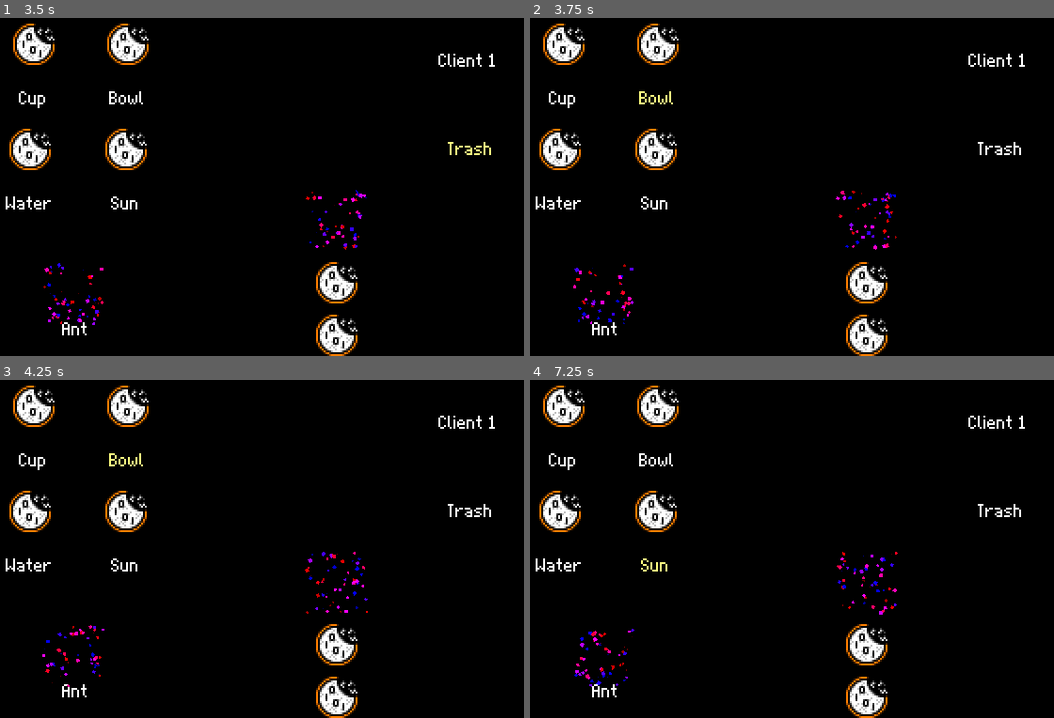
Above: before the commit, frames 1-4 (two rows, left to right).
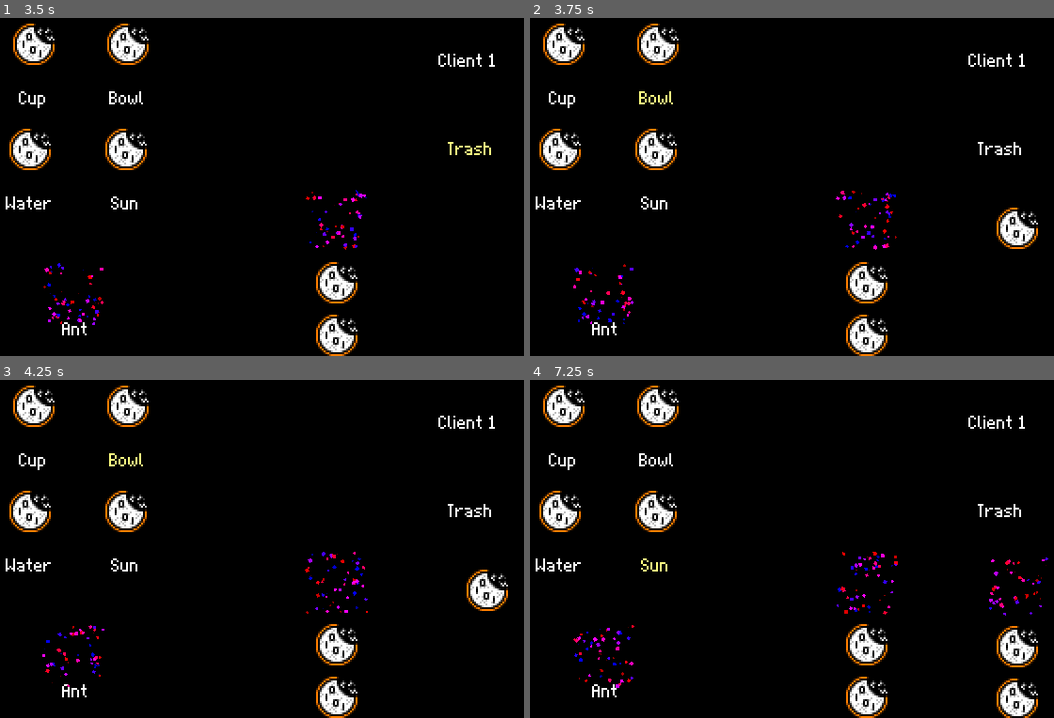
Above: after the commit, the same moments.

Repository: Banalian/BitBiscuit-GMTK2024
Game: Godot game, scene res://Scenes/Gyms/bana_gym.tscn
The game is run twice, just before and just after one commit, with the same random seed, the same clock (stepped at 60 frames per second) and the same inputs. This scene is started directly instead of the project's main scene.
Inputs:
- Up to frame 1 (3.5 s): click "Water" at 0.5 s; click "Sun" at 1.25 s; click "Client 1" at 2 s; click "Trash" at 2.75 s
- Up to frame 2 (3.75 s): click "Bowl" at 3.5 s
- Up to frame 3 (4.25 s): no input
- Up to frame 4 (7.25 s): click "Cup" at 4.25 s; click "Ant" at 5 s; click "Water" at 5.75 s; click "Sun" at 6.5 s

Frame 1 is identical in both runs. In frame 2, 0.6% of the frame differs, in the area x 89-97%, y 56-69%; in frame 3, 0.6%; in frame 4, 2.1%, in the area x 8-99%, y 50-100%.

Commit message:
feat(holder): display the content of the holder

Diff:
--- a/Scenes/Gyms/bana_gym.tscn
+++ b/Scenes/Gyms/bana_gym.tscn
@@ -29,6 +29,7 @@
 ingredient_res = ExtResource("3_majxs")
 
 [node name="Holder" parent="." node_paths=PackedStringArray("root_node") instance=ExtResource("4_uoe76")]
+position = Vector2(270, 92)
 root_node = NodePath("..")
 
 [node name="ClientTile" parent="." node_paths=PackedStringArray("holder") instance=ExtResource("5_mdyf4")]
--- a/Scenes/mix_holder.tscn
+++ b/Scenes/mix_holder.tscn
@@ -1,7 +1,15 @@
-[gd_scene load_steps=2 format=3 uid="uid://u3lfp7bvh8v6"]
+[gd_scene load_steps=3 format=3 uid="uid://u3lfp7bvh8v6"]
 
 [ext_resource type="Script" path="res://Scripts/ingredient_holder.gd" id="1_fxj6j"]
+[ext_resource type="PackedScene" uid="uid://dpskv36p3tjfs" path="res://Scenes/mix_displayer.tscn" id="2_vsc11"]
 
-[node name="Holder" type="Node" node_paths=PackedStringArray("root_node")]
+[node name="Holder" type="Node2D"]
 script = ExtResource("1_fxj6j")
-root_node = NodePath("")
+
+[node name="MixDisplayer" parent="." instance=ExtResource("2_vsc11")]
+offset_left = 0.0
+offset_top = 0.0
+offset_right = 40.0
+offset_bottom = 40.0
+
+[connection signal="holding_mix_changed" from="." to="MixDisplayer" method="set_mix"]
--- a/Scripts/mix_displayer.gd
+++ b/Scripts/mix_displayer.gd
@@ -1,9 +1,9 @@
 class_name MixDisplayer
 extends VBoxContainer
 
-@export var container_display : TextureRect
-@export var base_display : TextureRect
-@export var additional_display : TextureRect
+@export var container_display: TextureRect
+@export var base_display: TextureRect
+@export var additional_display: TextureRect
 
 # NEEDS TO BE SET IMMEDIATLY ON START
 var ing_to_rect = {}
@@ -17,23 +17,42 @@
 		Constants.IngredientType.ADDITIONAL: additional_display
 	}
 
+
 func set_mix(new_mix: Mix):
-	var tmp_container = new_mix.get_ingredient(Constants.IngredientType.CONTAINER)
-	var tmp_base = new_mix.get_ingredient(Constants.IngredientType.BASE)
-	var tmp_additional = new_mix.get_ingredient(Constants.IngredientType.ADDITIONAL)
+	var tmp_container: Ingredient
+	var tmp_base: Ingredient
+	var tmp_additional: Ingredient
+	if new_mix:
+		tmp_container = new_mix.get_ingredient(Constants.IngredientType.CONTAINER)
+		tmp_base = new_mix.get_ingredient(Constants.IngredientType.BASE)
+		tmp_additional = new_mix.get_ingredient(Constants.IngredientType.ADDITIONAL)
 	if tmp_container:
 		set_display_ing(tmp_container)
+	else:
+		clear_display(Constants.IngredientType.CONTAINER)
 	if tmp_base:
 		set_display_ing(tmp_base)
+	else:
+		clear_display(Constants.IngredientType.BASE)
 	if tmp_additional:
 		set_display_ing(tmp_additional)
+	else:
+		clear_display(Constants.IngredientType.ADDITIONAL)
+
+
+func clear_display(type: Constants.IngredientType):
+	if type == Constants.IngredientType.ADDITIONAL and _loaded_scene:
+		_loaded_scene.free()
+		_loaded_scene = null
+	_set_texture(ing_to_rect[type], null)
 
 
 func set_display_ing(new_ing: Ingredient):
 	_set_texture(ing_to_rect[new_ing.ingredient_type], new_ing.ingredient_texture)
 	if new_ing.ingredient_type == Constants.IngredientType.ADDITIONAL:
 		if _loaded_scene:
-			_loaded_scene.queue_free()
+			_loaded_scene.free()
+			_loaded_scene = null
 		if new_ing.ingredient_scene:
 			var offset:= Vector2(additional_display.get_parent_control().size.x/2, new_ing.ingredient_texture.get_size().y/2)
 			_loaded_scene = new_ing.ingredient_scene.instantiate() as Node2D
@@ -41,6 +60,5 @@
 			additional_display.add_child(_loaded_scene)
 
 
-
 func _set_texture(texture_rect: TextureRect, new_texture:Texture2D):
 	texture_rect.texture = new_texture
